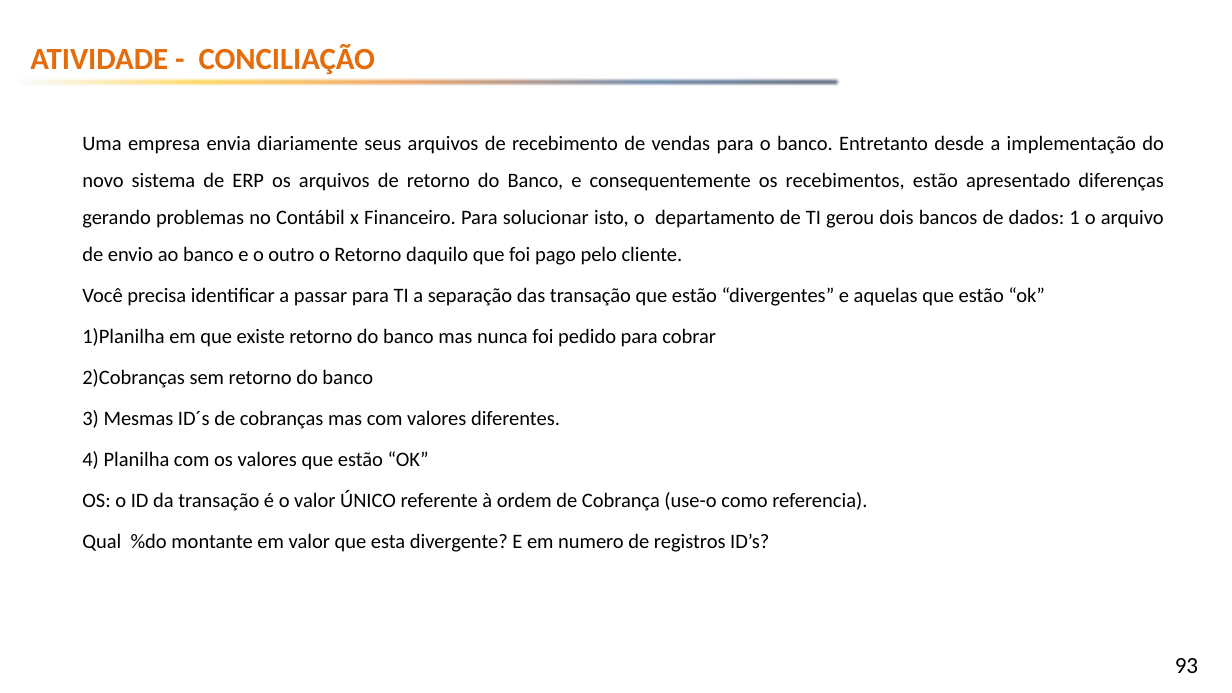
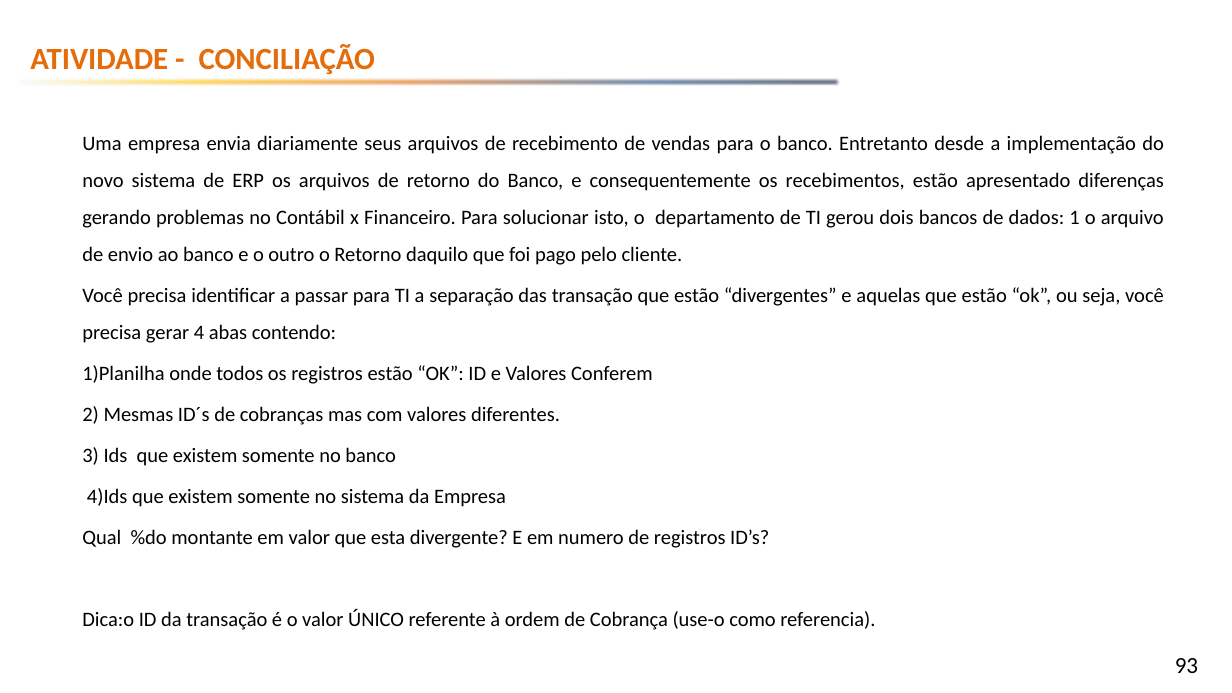
Before and after one commit to emerson-fenrir/Excel_Basico, a slide deck: slide 93 of Professor/Aula3.pptx. Drawn at 1232x693 pixels with LibreOffice and Linux fonts; fonts in the diff are those of the drawing; background and template pictures are left out. Boxes give left, top, right and bottom in pixels: in the first picture for what was removed or moved away, otherwise in the second. Text is boxed around its words. In the diff, an @@ line names an element or a change of style, - is before the commit and + after.

```diff
--- a/Professor/Aula3.pptx
+++ b/Professor/Aula3.pptx
@@ text at bbox=[82, 287, 1164, 507]: text changed @@
-Você precisa identificar a passar para TI a separação das transação que estão “divergentes” e aquelas que estão “ok”
-1)Planilha em que existe retorno do banco mas nunca foi pedido para cobrar
-2)Cobranças sem retorno do banco
-3) Mesmas ID´s de cobranças mas com valores diferentes.
-4) Planilha com os valores que estão “OK”
-OS: o ID da transação é o valor ÚNICO referente à ordem de Cobrança (use-o como referencia).
+Você precisa identificar a passar para TI a separação das transação que estão “divergentes” e aquelas que estão “ok”, ou seja, você precisa gerar 4 abas contendo:
+1)Planilha onde todos os registros estão “OK”: ID e Valores Conferem
+2) Mesmas ID´s de cobranças mas com valores diferentes.
+3) Ids que existem somente no banco
+4)Ids que existem somente no sistema da Empresa
@@ text at bbox=[82, 609, 875, 630]: paragraph added @@
+Dica:o ID da transação é o valor ÚNICO referente à ordem de Cobrança (use-o como referencia).
```
Also in this commit, not shown: 5 slides added, 6 other files.
